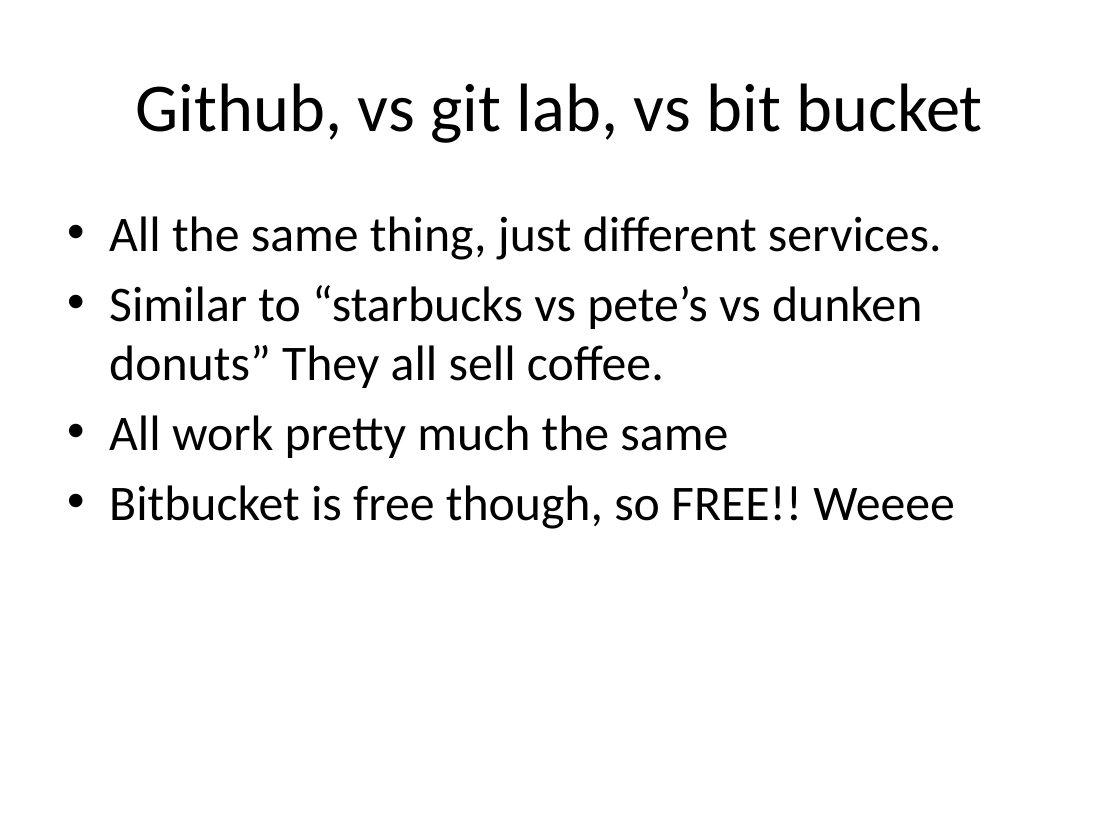
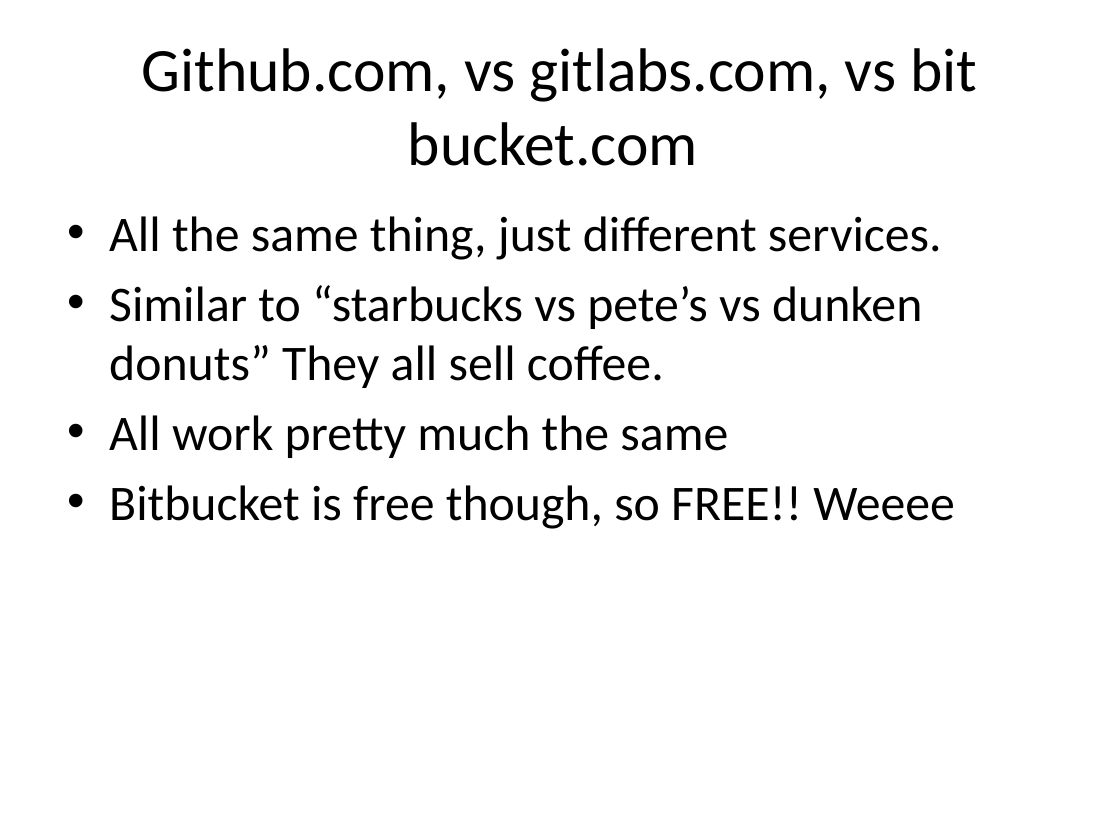
Before and after one commit to jtian1167/SLP-demo, a slide deck: slide 6 of SLP github.pptx. Drawn at 1120x840 pixels with LibreOffice and Linux fonts; fonts in the diff are those of the drawing. Boxes give left, top, right and bottom in pixels: in the first picture for what was removed or moved away, otherwise in the second. Text is boxed around its words. In the diff, an @@ line names an element or a change of style, - is before the commit and + after.

```diff
--- a/SLP github.pptx
+++ b/SLP github.pptx
@@ title at bbox=[142, 48, 977, 166]: text changed; size 44 to 39.6 pt @@
-Github, vs git lab, vs bit bucket
+Github.com, vs gitlabs.com, vs bit bucket.com
```
Also in this commit, not shown: 3 other slides changed, 2 slides added.
